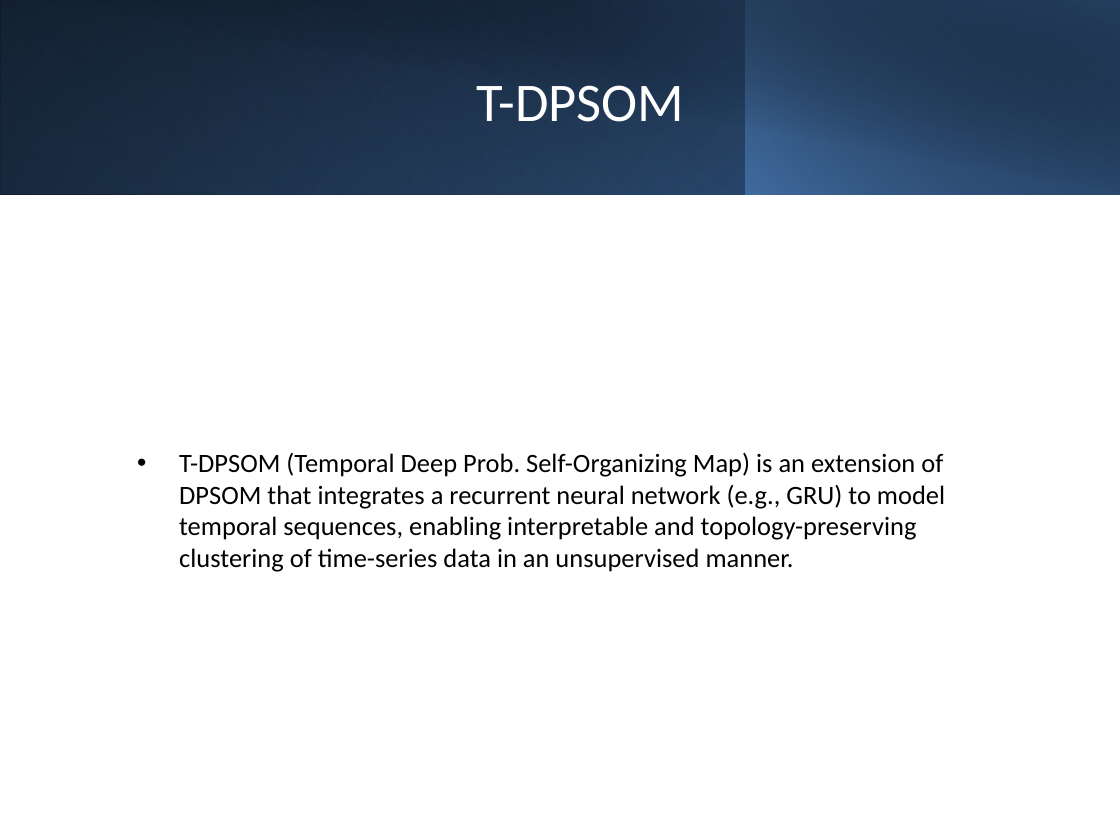
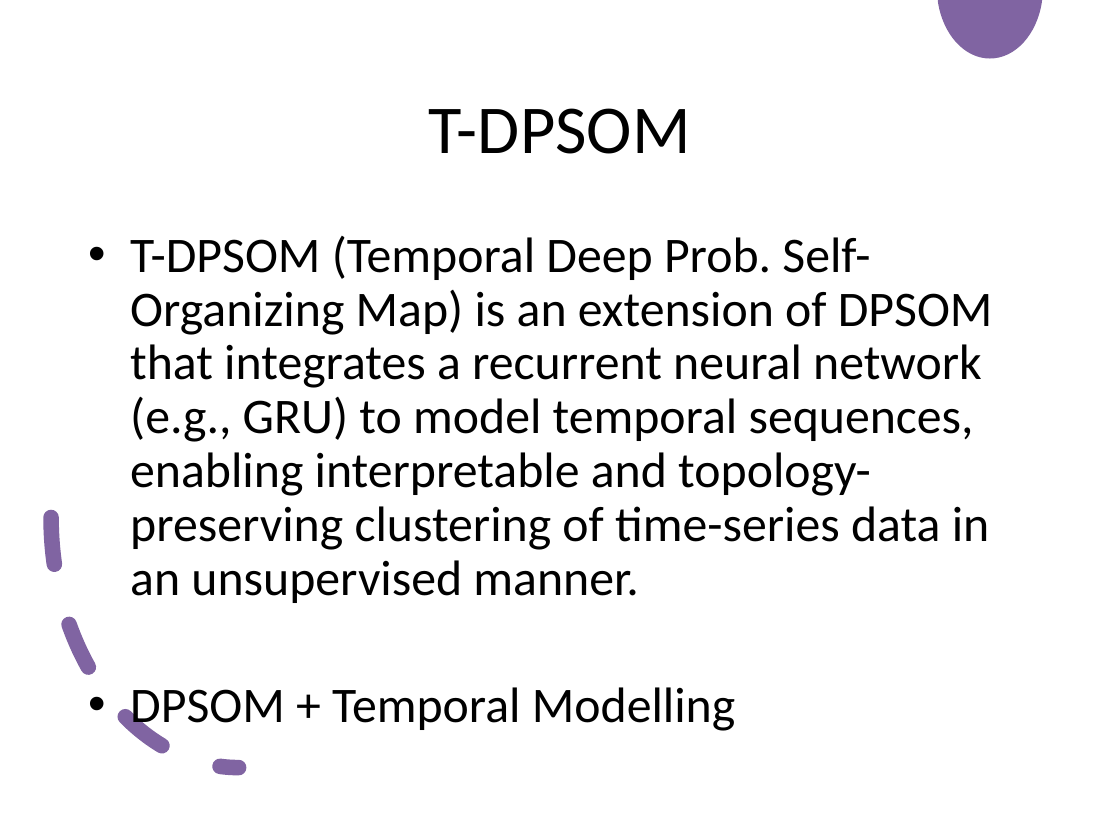
Before and after one commit to vaibhavait04/dlh2025_T_DPSOM_final_project, a slide deck: slide 12 of assignment_steps/T-DPSOM_Presentation.pptx (slide 13 before the commit). Drawn at 1120x840 pixels with LibreOffice and Linux fonts; fonts in the diff are those of the drawing. Boxes give left, top, right and bottom in pixels: in the first picture for what was removed or moved away, otherwise in the second. Text is boxed around its words. In the diff, an @@ line names an element or a change of style, - is before the commit and + after.

```diff
--- a/assignment_steps/T-DPSOM_Presentation.pptx
+++ b/assignment_steps/T-DPSOM_Presentation.pptx
@@ rectangle removed at (0, 0, 1120, 195) @@
@@ rectangle removed at (0, 0, 746, 195) @@
@@ rectangle removed at (43, 0, 1120, 196) @@
@@ rectangle removed at (746, 0, 1120, 195) @@
@@ freeform shape added at (937, 0, 1042, 58), fill #8064A2 @@
@@ title "T-DPSOM": place and size @@
-title "T-DPSOM" at (476, 85, 684, 122)
+title "T-DPSOM" at (429, 108, 690, 154)
@@ title "T-DPSOM" at (429, 108, 690, 154): size 35 to 44 pt, text colour #FFFFFF to #000000 @@
@@ text "T-DPSOM (Temporal Deep Prob. Self-Organizing ...": place and size @@
-text "T-DPSOM (Temporal Deep Prob. Self-Organizing ..." at (179, 453, 945, 572)
+text "T-DPSOM (Temporal Deep Prob. Self-Organizing ..." at (130, 236, 993, 734)
@@ text "T-DPSOM (Temporal Deep Prob. Self-Organizing ..." at (130, 236, 993, 734): vertical alignment middle to top @@
@@ text at (130, 236, 993, 603): size 17 to 32 pt; line spacing 1 to 0.9; more space between paragraphs @@
@@ arc (boxed as its full ellipse) added at (52, 268, 427, 768), outline #8064A2 10 pt dashed @@
@@ text at (130, 687, 735, 734): paragraph added @@
+• DPSOM + Temporal Modelling
```
Also in this commit, not shown: 5 other slides changed, 2 slides removed, 2 other files.
